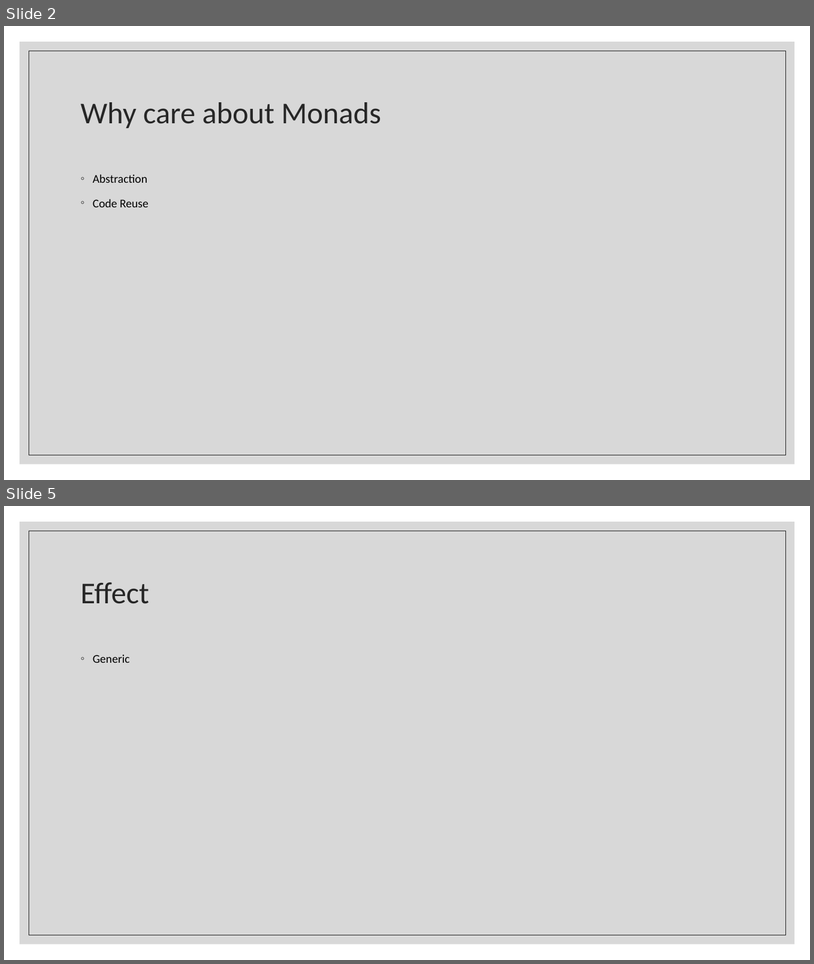
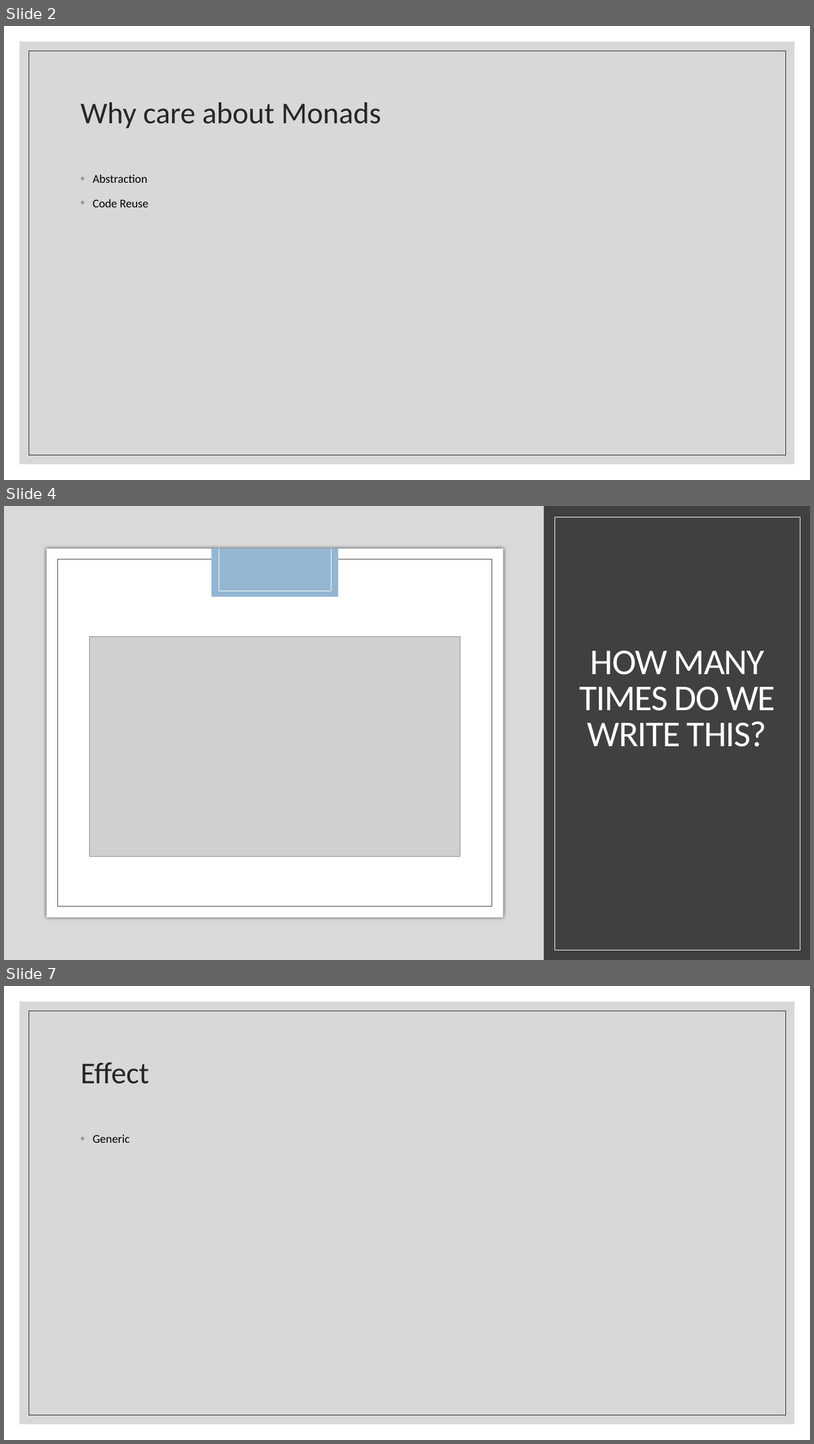
Before and after one commit to kemiller2002/monad-talk, a slide deck: presentation/monads.pptx. Shown one above the other, each under a label of ours: slides 2 and 5 before the commit, slides 2, 4 and 7 after it; the slides between them are not shown. The pictures are 814x964 and 814x1444 pixels, drawn with LibreOffice and Linux fonts; fonts in the diff are those of the drawing; grey boxes stand for pictures. Boxes give left, top, right and bottom in pixels: in the first picture for what was removed or moved away, otherwise in the second. Text is boxed around its words. In the diff, an @@ line names an element or a change of style, - is before the commit and + after.

```diff
--- a/presentation/monads.pptx
+++ b/presentation/monads.pptx
@@ slide 4 added at (x1=4, y1=506, x2=810, y2=960), background #000000 @@
@@ rectangle added at (x1=4, y1=506, x2=810, y2=960), fill #404040 @@
@@ rectangle added at (x1=4, y1=506, x2=544, y2=960), fill #D9D9D9 @@
@@ rectangle added at (x1=555, y1=517, x2=801, y2=949), outline #FFFFFF 0.5 pt @@
@@ rectangle added at (x1=47, y1=549, x2=504, y2=917), fill #FFFFFF @@
@@ rectangle added at (x1=58, y1=559, x2=493, y2=906), outline #404040 0.5 pt @@
@@ rectangle added at (x1=212, y1=549, x2=339, y2=597), fill #94B6D2 @@
@@ line added from (219, 549) to (219, 591), #FFFFFF 0.5 pt @@
@@ line added from (331, 549) to (331, 591), #FFFFFF 0.5 pt @@
@@ rectangle added at (x1=90, y1=590, x2=724, y2=875), fill #000000 @@
@@ line added from (219, 591) to (331, 591), #FFFFFF 0.5 pt @@
@@ picture added at (x1=90, y1=637, x2=461, y2=856) @@
@@ title added at (x1=579, y1=650, x2=776, y2=747), 43.2 pt, text #FFFFFF @@
+HOW MANY TIMES DO WE WRITE THIS?
@@ what was slide 5 is now slide 7 @@
```
Also in this commit, not shown: 2 slides changed, 1 other slide added, 1 other file.
